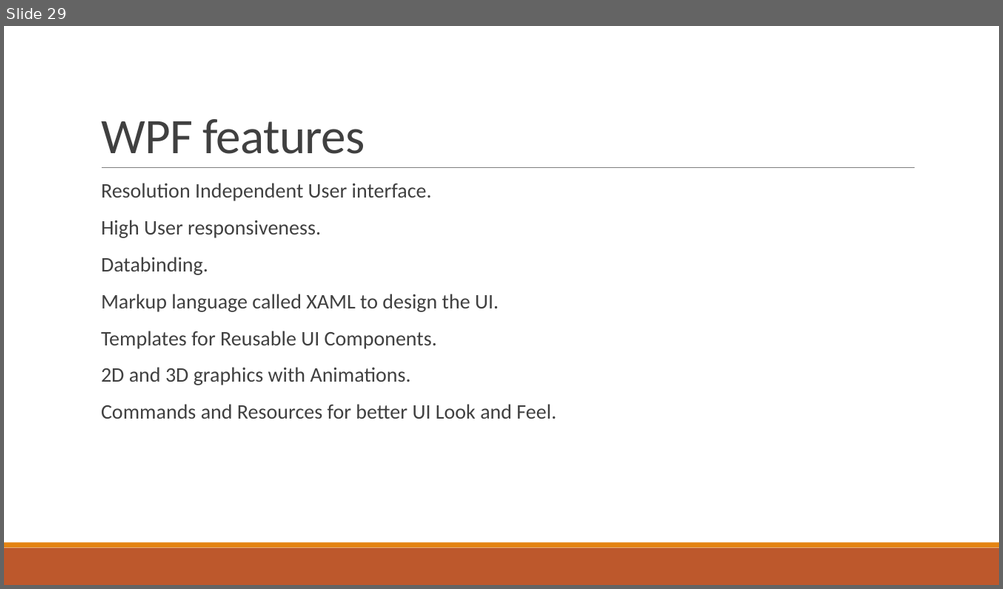
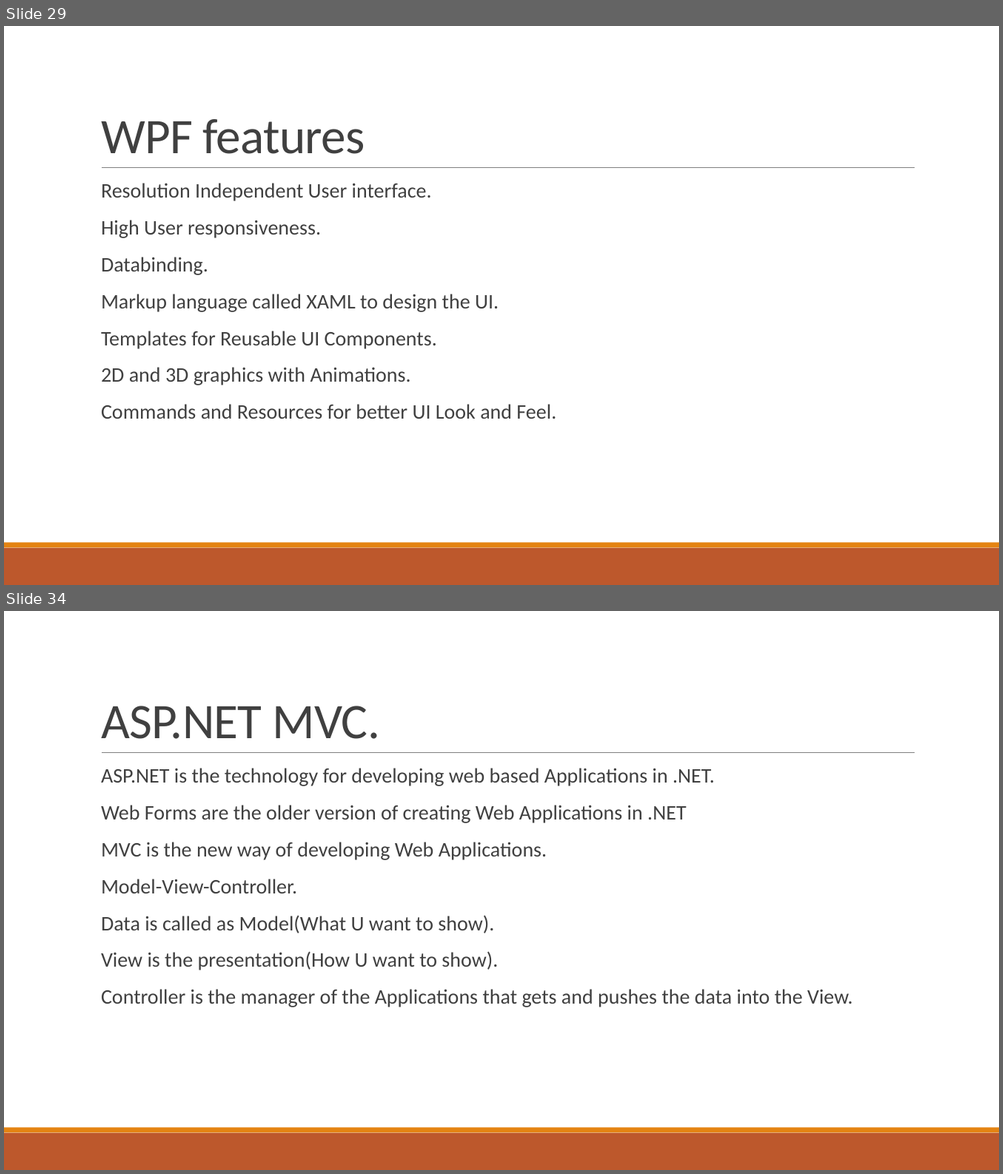
Before and after one commit to phani-rajbn/SiemensAug19, a slide deck: NET Training.pptx. Shown one above the other, each under a label of ours: slide 29 before the commit, slides 29 and 34 after it; the slides between them are not shown. The pictures are 1003x589 and 1003x1174 pixels, drawn with LibreOffice and Linux fonts; fonts in the diff are those of the drawing. Boxes give left, top, right and bottom in pixels: in the first picture for what was removed or moved away, otherwise in the second. Text is boxed around its words. In the diff, an @@ line names an element or a change of style, - is before the commit and + after.

```diff
--- a/NET Training.pptx
+++ b/NET Training.pptx
@@ slide 34 added at bbox=[4, 611, 999, 1170], background #FFFFFF; not listed: 3 template elements that a slide beside it also shows @@
@@ title added at bbox=[101, 706, 380, 739], 48 pt, text #404040 @@
+ASP.NET MVC.
@@ text added at bbox=[101, 768, 852, 1008], 20 pt, text #404040 @@
+  ASP.NET is the technology for developing web based Applications in .NET.
+  Web Forms are the older version of creating Web Applications in .NET
+  MVC is the new way of developing Web Applications.
+  Model-View-Controller.
+  Data is called as Model(What U want to show).
+  View is the presentation(How U want to show).
+  Controller is the manager of the Applications that gets and pushes the data into the View.
```
Also in this commit, not shown: 16 other slides added.
